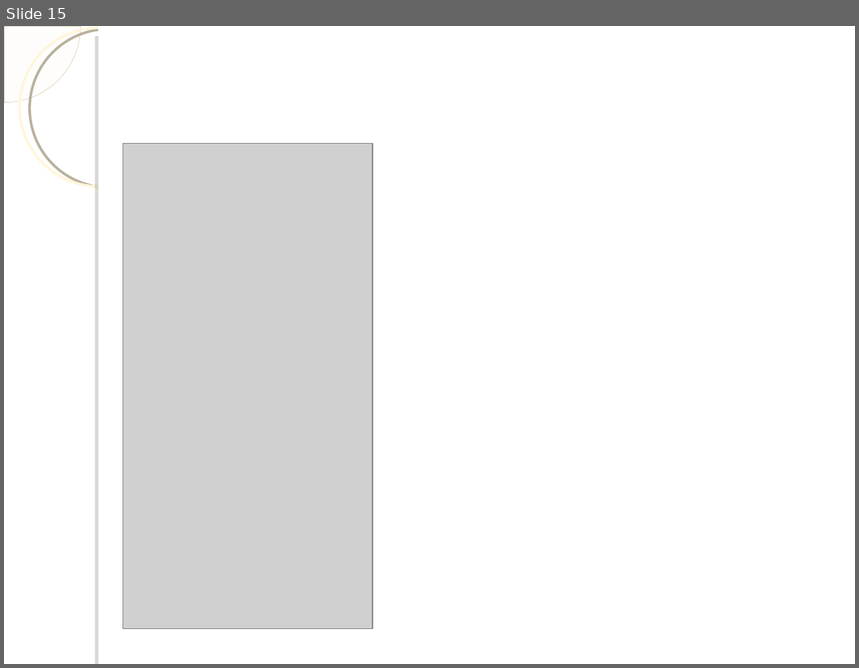
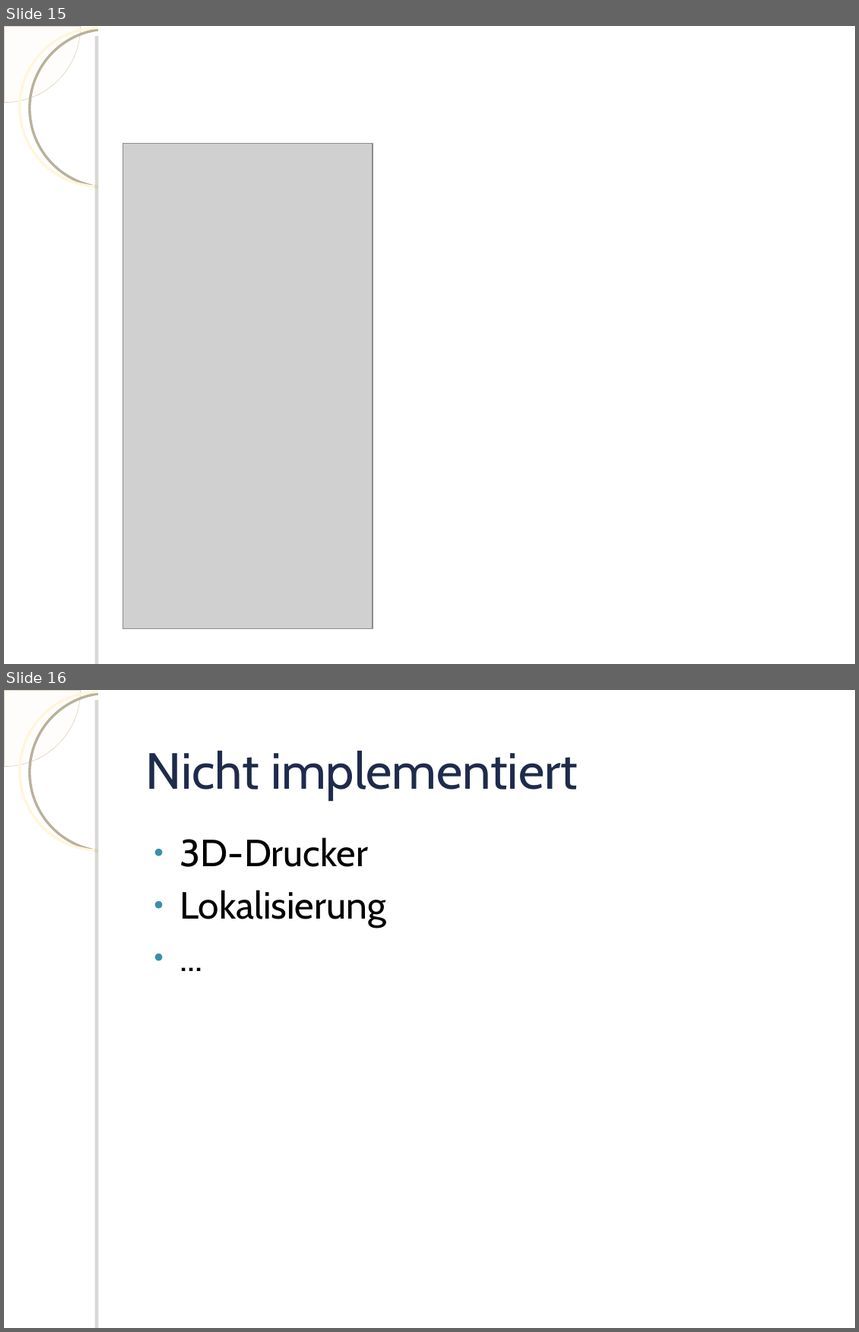
Before and after one commit to knot3/pse-knot, a slide deck: Implementierungsbericht/Praesentation.odp. Shown one above the other, each under a label of ours: slide 15 before the commit, slides 15 and 16 after it. The pictures are 859x668 and 859x1332 pixels, drawn with LibreOffice and Linux fonts; fonts in the diff are those of the drawing; grey boxes stand for pictures; background and template pictures are left out. Boxes give left, top, right and bottom in pixels: in the first picture for what was removed or moved away, otherwise in the second. Text is boxed around its words. In the diff, an @@ line names an element or a change of style, - is before the commit and + after.

```diff
--- a/Implementierungsbericht/Praesentation.odp
+++ b/Implementierungsbericht/Praesentation.odp
@@ slide 16 added at (x1=4, y1=690, x2=855, y2=1328), background picture (left out); not listed: 4 template elements that a slide beside it also shows @@
@@ title added at (x1=146, y1=751, x2=578, y2=800), 43 pt, text #1E2B4B @@
+Nicht implementiert
@@ text added at (x1=180, y1=837, x2=386, y2=927), 32 pt, text #000000 @@
+● 3D-Drucker
+● Lokalisierung
+● ...
```
Also in this commit, not shown: 2 slides changed, 2 other files.
